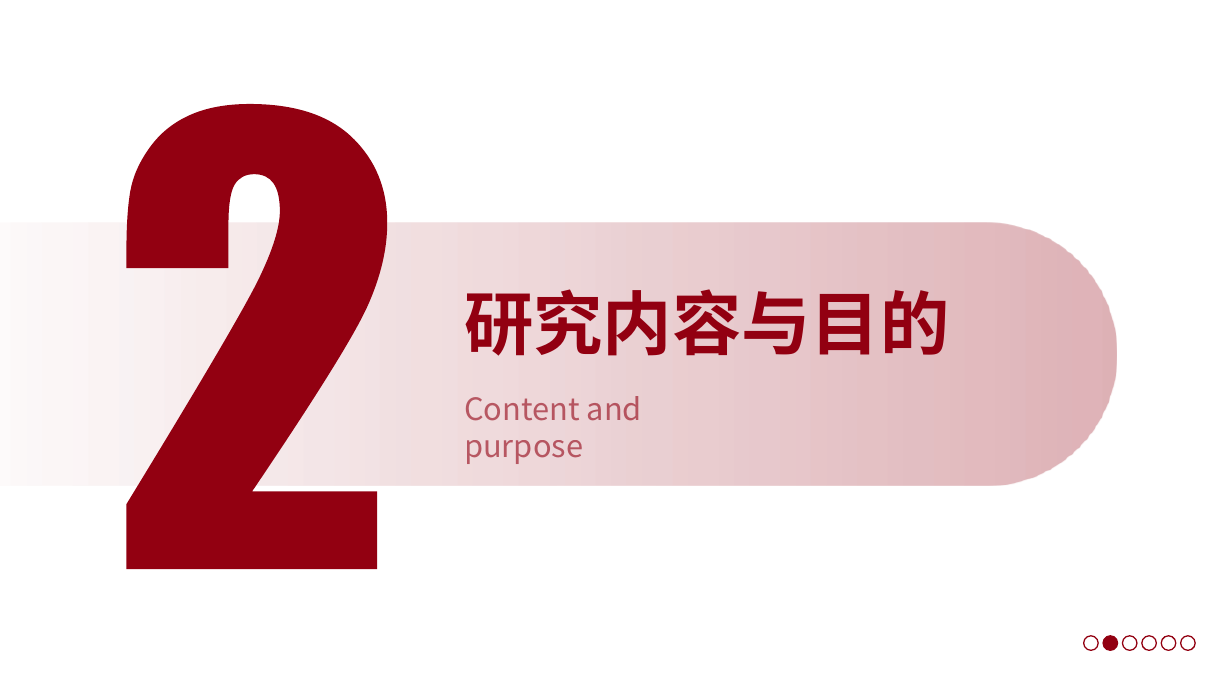
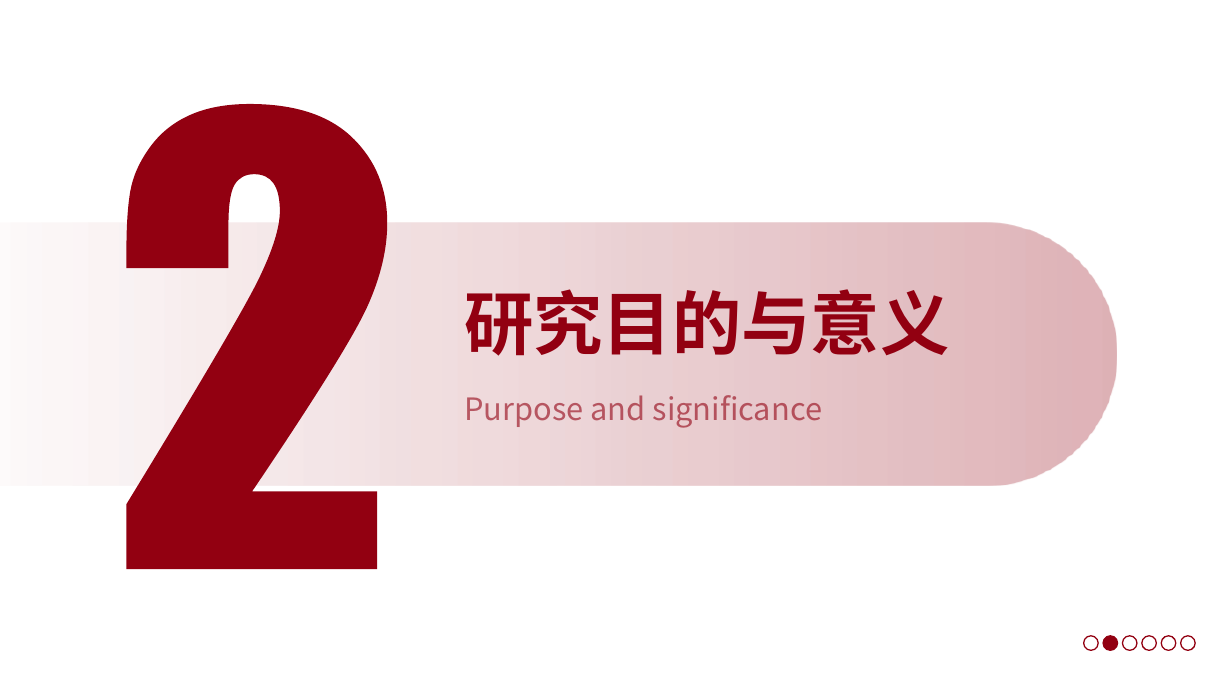
Before and after one commit to a854589274-afk/1, a slide deck: slide 12 of 开题答辩PPT_BSEP高原低压低氧.pptx (slide 13 before the commit). Drawn at 1232x693 pixels with LibreOffice and Linux fonts; fonts in the diff are those of the drawing; background and template pictures are left out. Boxes give left, top, right and bottom in pixels: in the first picture for what was removed or moved away, otherwise in the second. Text is boxed around its words. In the diff, an @@ line names an element or a change of style, - is before the commit and + after.

```diff
--- a/开题答辩PPT_BSEP高原低压低氧.pptx
+++ b/开题答辩PPT_BSEP高原低压低氧.pptx
@@ text at (x1=464, y1=289, x2=949, y2=356): text changed @@
-研究内容与目的
+研究目的与意义
@@ text at (x1=464, y1=395, x2=823, y2=428): text changed @@
-Content and purpose
+Purpose and significance
```
Also in this commit, not shown: 8 other slides changed, 4 slides added, 2 slides removed.
